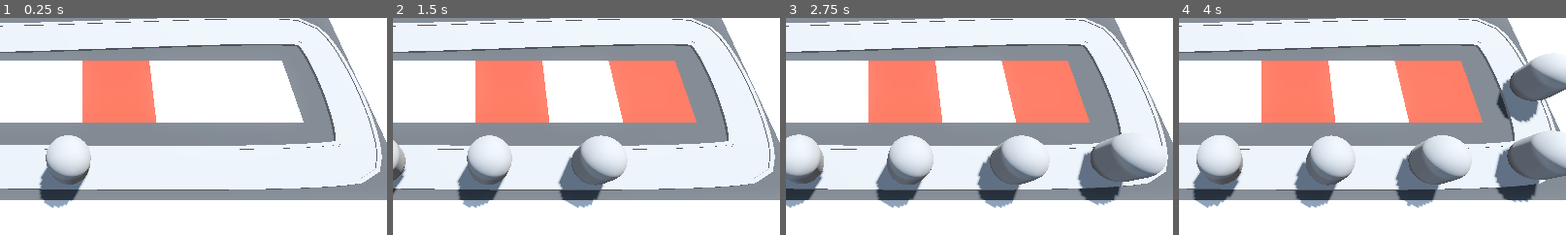
Above: before the commit, frames 1-4 (left to right).
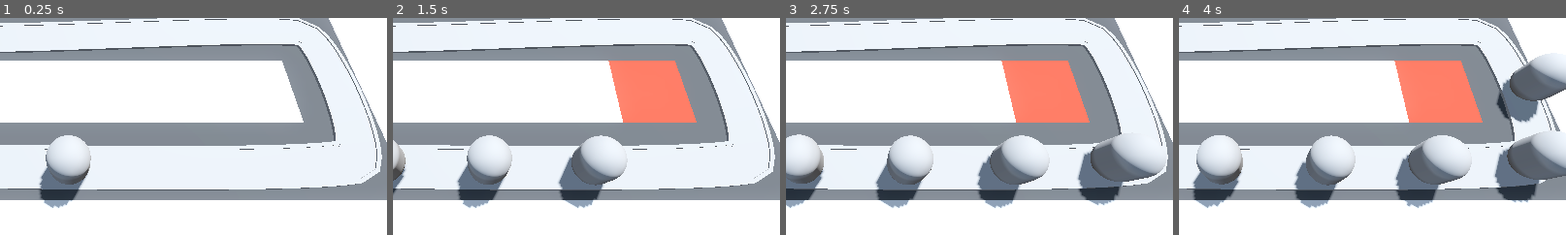
Above: after the commit, the same moments.

Repository: yubinex/barbarian-blaster
Game: Godot game, scene res://base_level.tscn
Same seed, same stepped clock (60 frames per second), same inputs: the game is played once before the commit and once after it.
Inputs (mouse positions are % of the whole screen's width and height, from its top left):
- Up to frame 1 (0.25 s): no input
- Up to frame 2 (1.5 s): move the mouse to (72, 45) at 0.52 s; click (72, 45) at 0.6 s; move the mouse to (30, 55) at 1.27 s; click (30, 55) at 1.35 s
- Up to frame 3 (2.75 s): move the mouse to (60, 28) at 2.02 s; click (60, 28) at 2.1 s
- Up to frame 4 (4 s): move the mouse to (45, 70) at 2.77 s; click (45, 70) at 2.85 s; move the mouse to (80, 65) at 3.52 s; click (80, 65) at 3.6 s
The pictures show only the part of the screen within x 39-89%, y 31-81%; the shares and areas given below are measured in that part.

The runs differ from the first frame. In frame 1, 5.2% of the frame differs, in the area x 21-41%, y 19-49%; in frame 2, 5.2%; in frame 3, 5.2%; in frame 4, 5.2%.

Commit message:
feat: Implement click-based turret placement and cursor feedback
Changes the turret placement mechanism from hover-based to click-based, and adds visual cursor feedback.

- Adds a 'click' input action in project.godot.
- Modifies ray_picker_camera.gd to:
    - Change the cursor to a pointing hand when hovering over a collidable object.
    - Revert the cursor to an arrow when not hovering over a collidable object.
    - Convert a FREE_SPACE tile to TURRET_SPACE only when the 'click' action is pressed.

Diff:
--- a/project.godot
+++ b/project.godot
@@ -18,3 +18,11 @@
 [global_group]
 
 base=""
+
+[input]
+
+click={
+"deadzone": 0.2,
+"events": [Object(InputEventMouseButton,"resource_local_to_scene":false,"resource_name":"","device":-1,"window_id":0,"alt_pressed":false,"shift_pressed":false,"ctrl_pressed":false,"meta_pressed":false,"button_mask":1,"position":Vector2(273, 25),"global_position":Vector2(282, 73),"factor":1.0,"button_index":1,"canceled":false,"pressed":true,"double_click":false,"script":null)
+]
+}
--- a/ray_picker_camera/ray_picker_camera.gd
+++ b/ray_picker_camera/ray_picker_camera.gd
@@ -19,11 +19,15 @@
 	ray_cast_3d.force_raycast_update()
 
 	if ray_cast_3d.is_colliding():
+		Input.set_default_cursor_shape(Input.CURSOR_POINTING_HAND)
 		var collider = ray_cast_3d.get_collider()
 
 		if collider is GridMap:
-			var collision_point: Vector3 = ray_cast_3d.get_collision_point()
-			var cell_coordinates: Vector3i = grid_map.local_to_map(collision_point)
+			if Input.is_action_just_pressed("click"):
+				var collision_point: Vector3 = ray_cast_3d.get_collision_point()
+				var cell_coordinates: Vector3i = grid_map.local_to_map(collision_point)
 
-			if grid_map.get_cell_item(cell_coordinates) == TileType.FREE_SPACE:
-				grid_map.set_cell_item(cell_coordinates, TileType.TURRET_SPACE)
+				if grid_map.get_cell_item(cell_coordinates) == TileType.FREE_SPACE:
+					grid_map.set_cell_item(cell_coordinates, TileType.TURRET_SPACE)
+	else:
+		Input.set_default_cursor_shape(Input.CURSOR_ARROW)
